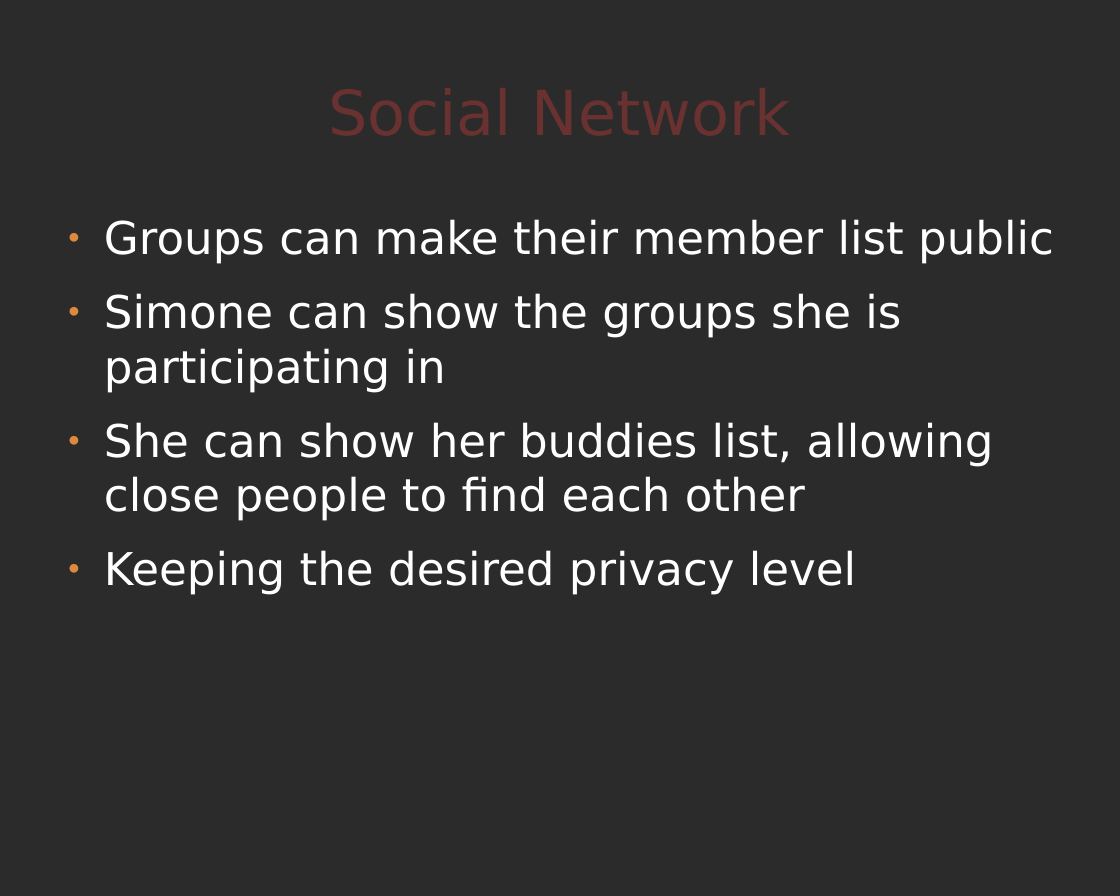
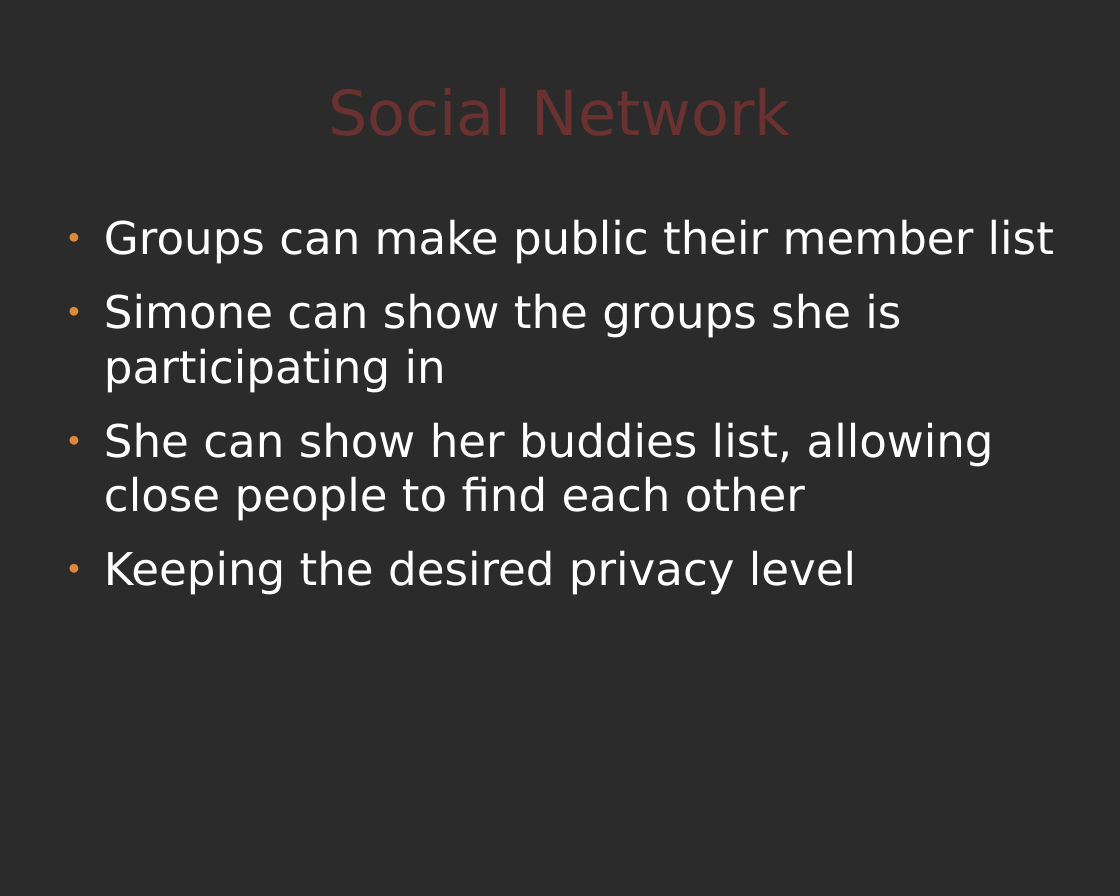
Before and after one commit to comunes/kune, a slide deck: slide 11 of doc/kune-ene-09.odp. Drawn at 1120x896 pixels with LibreOffice and Linux fonts; fonts in the diff are those of the drawing; background and template pictures are left out; a plain dark background stands for a picture behind light text. Boxes give left, top, right and bottom in pixels: in the first picture for what was removed or moved away, otherwise in the second. Text is boxed around its words. In the diff, an @@ line names an element or a change of style, - is before the commit and + after.

Commit message:
Changes made in slides 5, 7, 9, 10, 11, 13, 14, 16, 17, 20, 21 and 22

```diff
--- a/doc/kune-ene-09.odp
+++ b/doc/kune-ene-09.odp
@@ text at (104, 219, 1054, 264): text changed @@
-● Groups can make their member list public
+● Groups can make public their member list
```
Also in this commit, not shown: 11 other slides changed.
